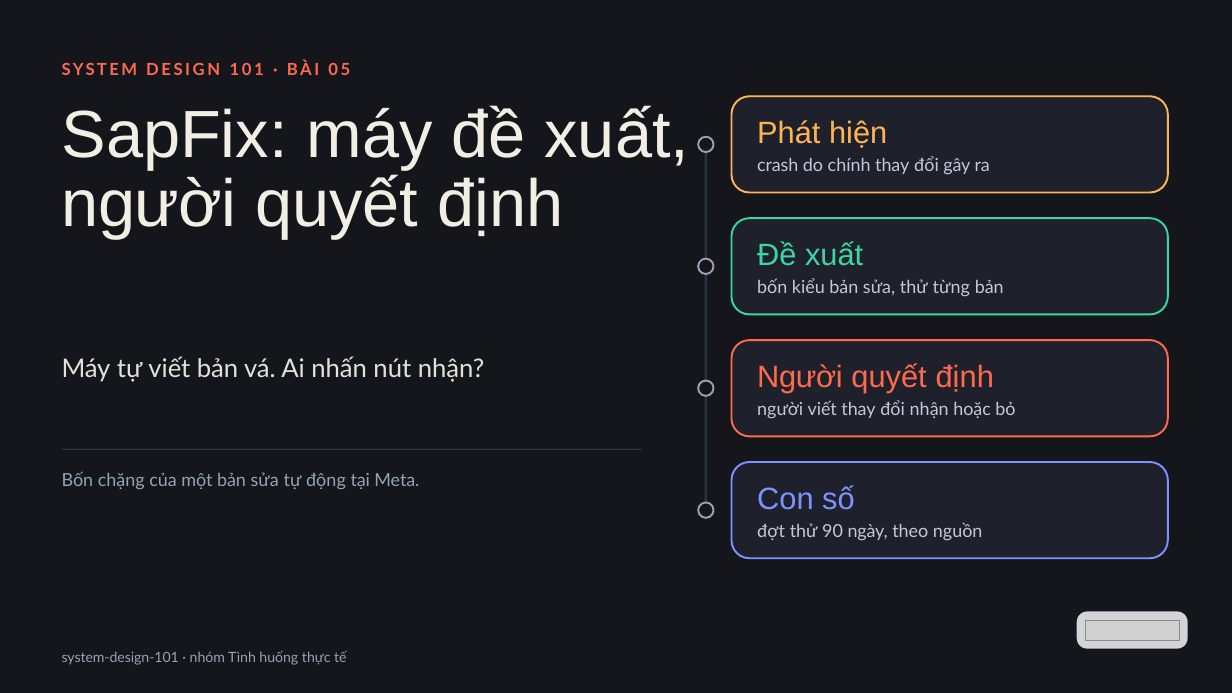
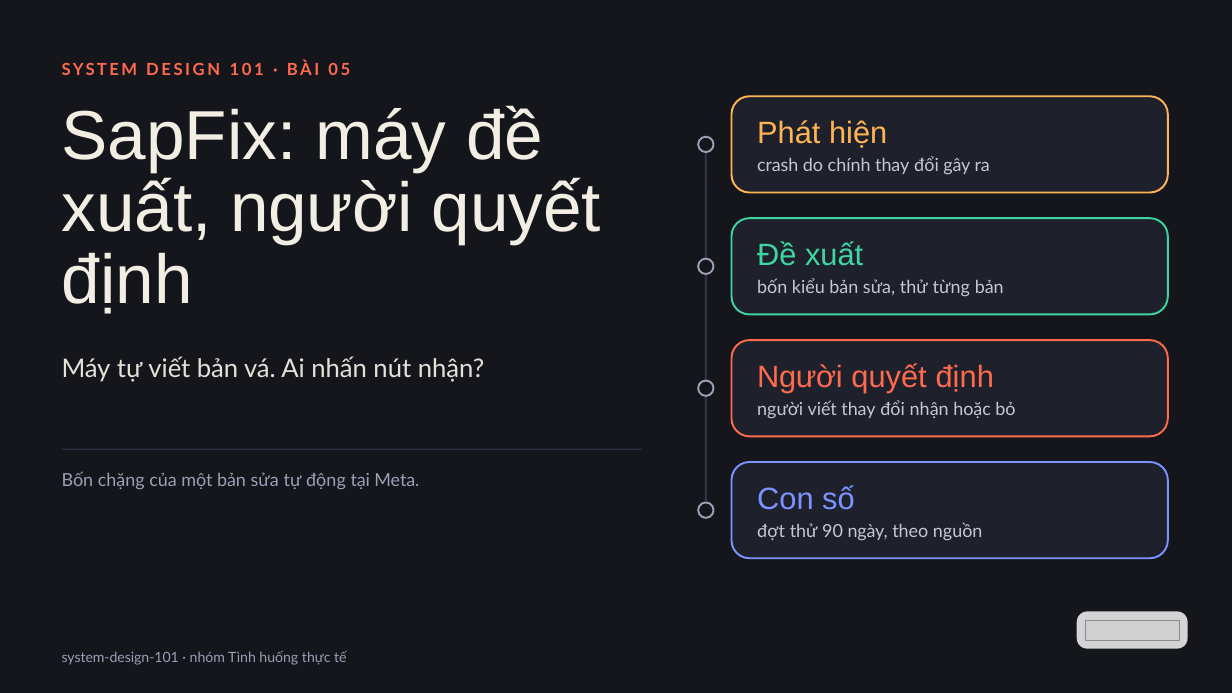
Before and after one commit to vohoailinh90/tool-marketing-studio, a slide deck: slide 1 of system-design-101/vi/lessons/sd-02-005/slides/sd-02-005.pptx. Drawn at 1232x693 pixels with LibreOffice and Linux fonts; fonts in the diff are those of the drawing; grey boxes stand for pictures. Boxes give left, top, right and bottom in pixels: in the first picture for what was removed or moved away, otherwise in the second. Text is boxed around its words. In the diff, an @@ line names an element or a change of style, - is before the commit and + after.

```diff
--- a/system-design-101/vi/lessons/sd-02-005/slides/sd-02-005.pptx
+++ b/system-design-101/vi/lessons/sd-02-005/slides/sd-02-005.pptx
@@ text "SapFix: máy đề xuất, người ..." at [62, 105, 601, 314]: size 78 to 81 pt; line spacing 81.1pt to 84.2pt @@
```
Also in this commit, not shown: 3 other files.
